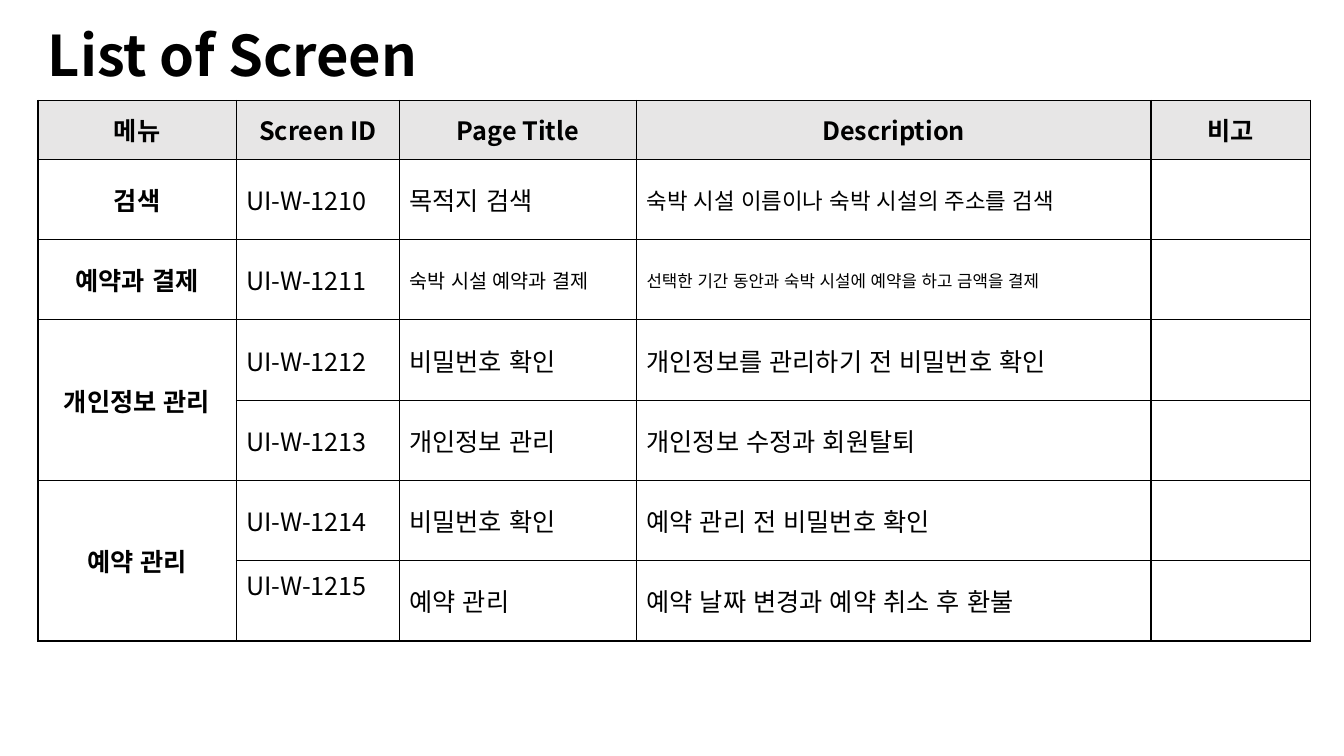
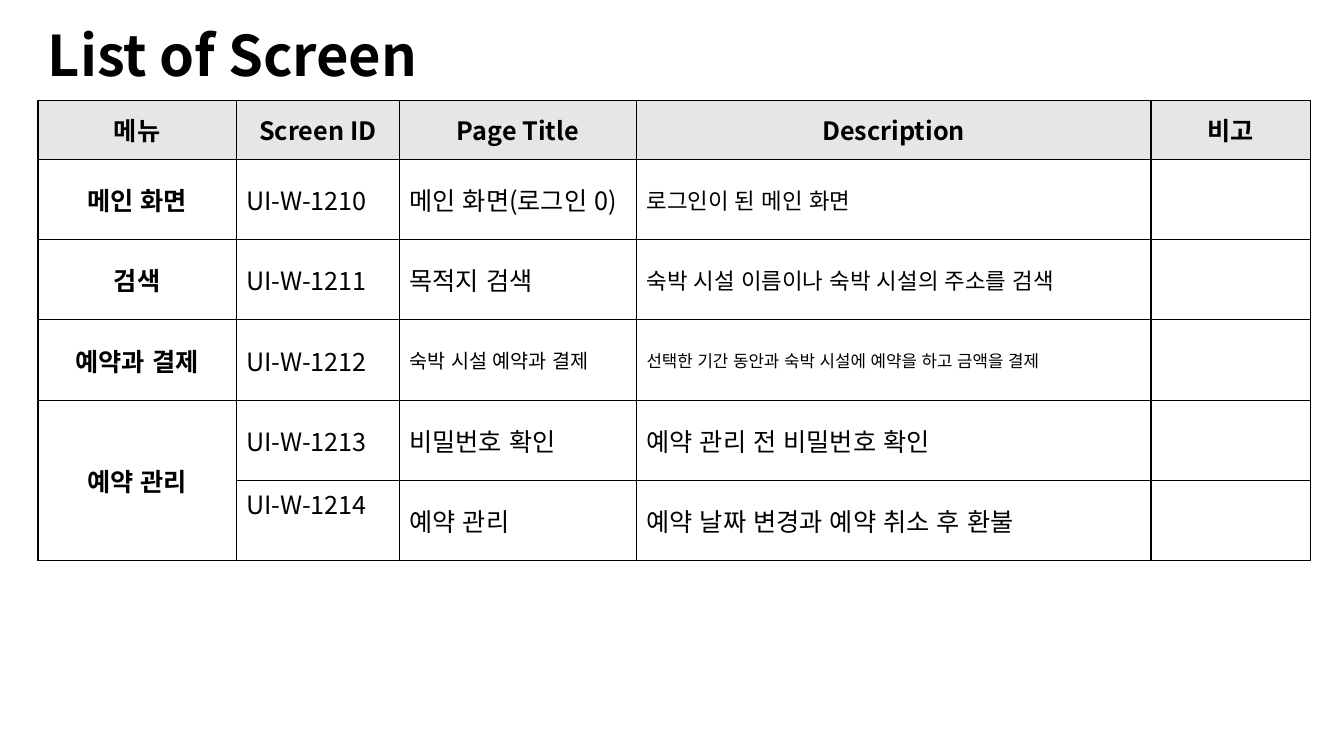
Before and after one commit to Shimcoding/AnywhereBnb, a slide deck: slide 9 of 제주관광비앤비_프로젝트.pptx (slide 7 before the commit). Drawn at 1344x756 pixels with LibreOffice and Linux fonts; fonts in the diff are those of the drawing. Boxes give left, top, right and bottom in pixels: in the first picture for what was removed or moved away, otherwise in the second. Text is boxed around its words. In the diff, an @@ line names an element or a change of style, - is before the commit and + after.

Commit message:
이제 결제부터 예약 관리 만들고 ppt도 더 완성해야 함

```diff
--- a/제주관광비앤비_프로젝트.pptx
+++ b/제주관광비앤비_프로젝트.pptx
@@ table at box(38, 101, 1311, 562) @@
-row 2: 검색 | UI-W-1210 | 목적지 검색 | 숙박 시설 이름이나 숙박 시설의 주소를 검색 | 
-row 3: 예약과 결제 | UI-W-1211 | 숙박 시설 예약과 결제 | 선택한 기간 동안과 숙박 시설에 예약을 하고 금액을 결제 | 
-row 4: 개인정보 관리 | UI-W-1212 | 비밀번호 확인 | 개인정보를 관리하기 전 비밀번호 확인 | 
-row 5:  | UI-W-1213 | 개인정보 관리 | 개인정보 수정과 회원탈퇴 | 
-row 6: 예약 관리 | UI-W-1214 | 비밀번호 확인 | 예약 관리 전 비밀번호 확인 | 
-row 7:  | UI-W-1215 | 예약 관리 | 예약 날짜 변경과 예약 취소 후 환불 | 
+row 2: 메인 화면 | UI-W-1210 | 메인 화면(로그인 0) | 로그인이 된 메인 화면 | 
+row 3: 검색 | UI-W-1211 | 목적지 검색 | 숙박 시설 이름이나 숙박 시설의 주소를 검색 | 
+row 4: 예약과 결제 | UI-W-1212 | 숙박 시설 예약과 결제 | 선택한 기간 동안과 숙박 시설에 예약을 하고 금액을 결제 | 
+row 5: 예약 관리 | UI-W-1213 | 비밀번호 확인 | 예약 관리 전 비밀번호 확인 | 
+row 6:  | UI-W-1214 | 예약 관리 | 예약 날짜 변경과 예약 취소 후 환불 | 
```
Also in this commit, not shown: 14 other slides changed, 8 slides added, 3 other files.
